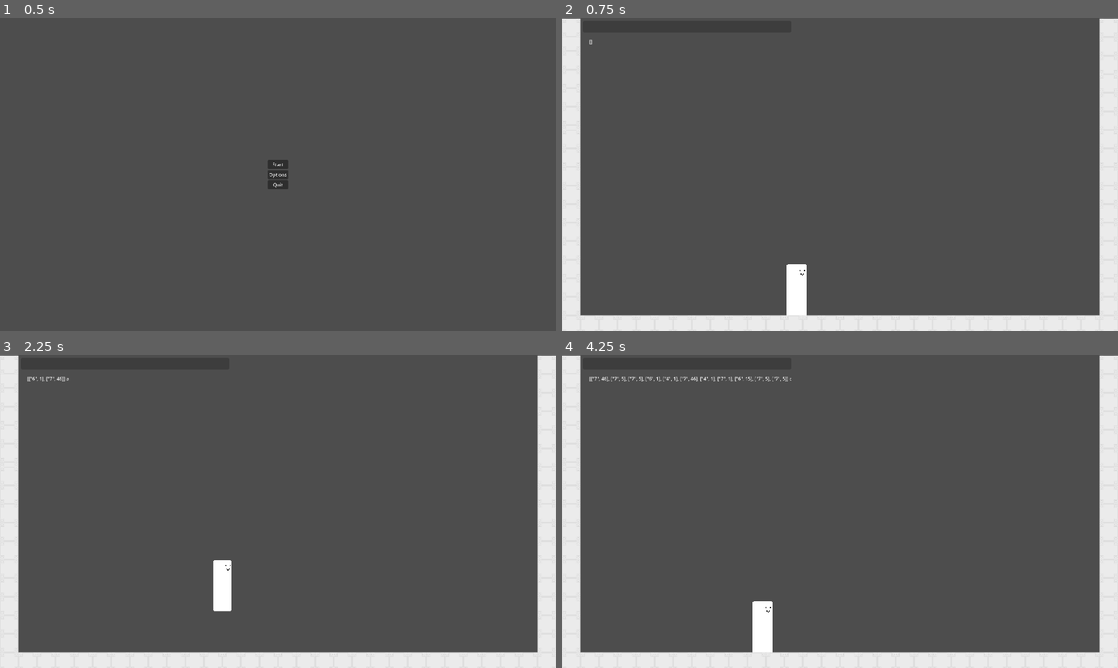
Above: before the commit, frames 1-4 (two rows, left to right).
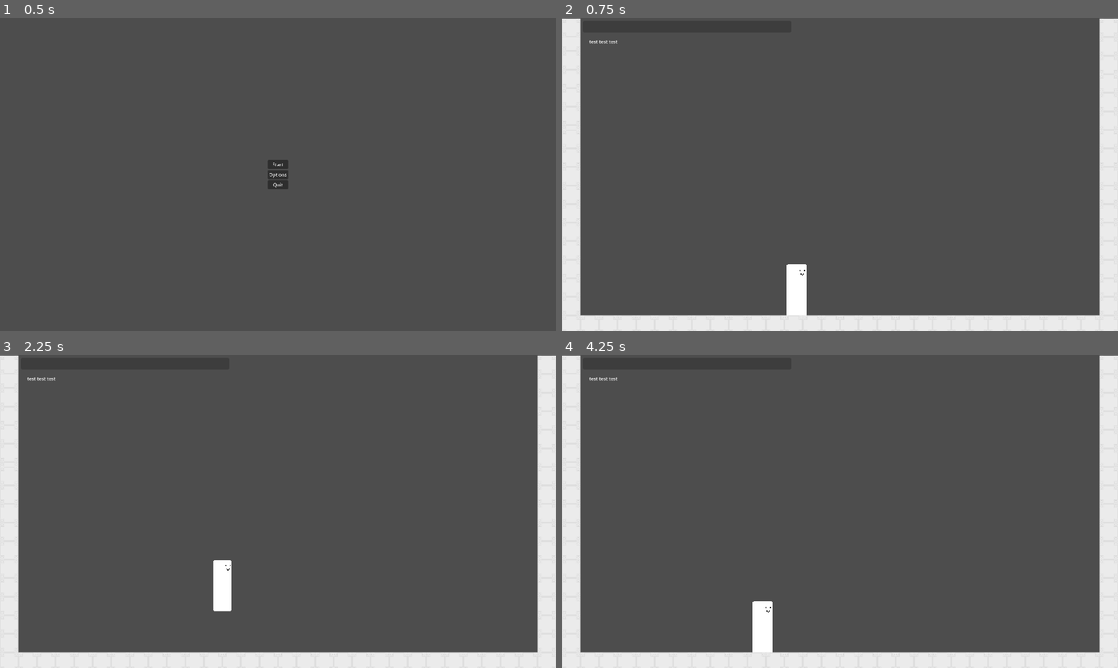
Above: after the commit, the same moments.

Repository: Mysteria0/To-Be-Name-Fighting-Game
Game: Godot game, scene res://menu.tscn
The game is run twice, just before and just after one commit, with the same random seed, the same clock (stepped at 60 frames per second) and the same inputs.
Inputs:
- Up to frame 1 (0.5 s): no input
- Up to frame 2 (0.75 s): click "Start" at 0.5 s
- Up to frame 3 (2.25 s): tap Enter at 1.25 s; hold Q (move_leftup) 1.28-2.03 s; hold D (move_right) from 1.28 s (still down); tap U (action_a) at 2.1 s
- Up to frame 4 (4.25 s): tap Q (move_leftup) at 2.27, 2.3, 2.57, 3.77, 3.8, 4.07 s; release D (move_right) at 2.78 s; hold A (move_left) 2.78-3.53 s; hold Q (move_leftup) 2.78-3.53 s; tap I (action_b) at 2.85 s; hold D (move_right) from 3.53 s (still down); tap J (action_c) at 3.6 s

Frame 1 is identical in both runs. In frame 2, less than 0.1% of the frame differs, in the area x 4-10%, y 6-9%; in frame 3, less than 0.1%; in frame 4, 0.2%, in the area x 4-42%, y 6-9%.
Error after the commit: Invalid operands 'int' and 'String' in operator '=='. (res://Scripts/Input)

Commit message:
reconfiguring more of the input reader, this version doesn't work

Diff:
--- a/Scripts/Input Reader/input_reader.gd
+++ b/Scripts/Input Reader/input_reader.gd
@@ -7,11 +7,11 @@
 
 signal MovementInput(Input_key : String)
 
-var validMotionInputs = {'Neutral' : '5','move_left' : '4','move_right' : '6','move_down' : '2','move_up' : '8','move_leftdown' : '1','move_leftup' : '7','move_rightdown' : '3','move_rightup' : '9'}
+var validMotionInputs = {'Neutral' : 5,'move_left' : 4,'move_right' : 6,'move_down' : 2,'move_up' : 8,'move_leftdown' : 1,'move_leftup' : 7,'move_rightdown' : 3,'move_rightup' : 9}
 var validAttackInputs = {'action_a' : 'a','action_b' : 'b','action_c' : 'c','action_d' : 'd'}
 var RecentMotionInputs = []
 
-var currentMotionInput = 'Neutral'
+var currentMotionInput = 5
 var currentAttackInput = 'Nothing'
 
 var holdtime : int
@@ -43,17 +43,10 @@
 	remove_OldMotionInputs()
 
 func handle_MotionInputs() -> void:
-	if currentMotionInput != 'Neutral':
-		if Input.is_action_pressed(currentMotionInput):
-			holdtime += 1
-			RecentMotionInputs[-1][1] = clamp(holdtime,1,999)
-			MovementInput.emit(str(currentMotionInput))
-		if Input.is_action_just_released(currentMotionInput):
-			currentMotionInput = 'Neutral'
-			holdtime = 1
-			MovementInput.emit('Nothing')
-	else:
+	if currentMotionInput != 5:
 		holdtime += 1
+		RecentMotionInputs[-1][1] = clamp(holdtime,1,999)
+		MovementInput.emit(str(currentMotionInput))
 	holdtime = clamp(holdtime,1,999)
 
 func handle_AttackInputs() -> void:
@@ -72,8 +65,8 @@
 	if event and !event.is_action(currentMotionInput,true):
 		for i in validMotionInputs:
 			if event.is_action(i,true):
-				currentMotionInput = i
-				RecentMotionInputs.append([validMotionInputs[i],1])
+				currentMotionInput = validMotionInputs[i]
+				RecentMotionInputs.append([currentMotionInput,1])
 				if str(event) != currentMotionInput:
 					holdtime = 1
 				break
